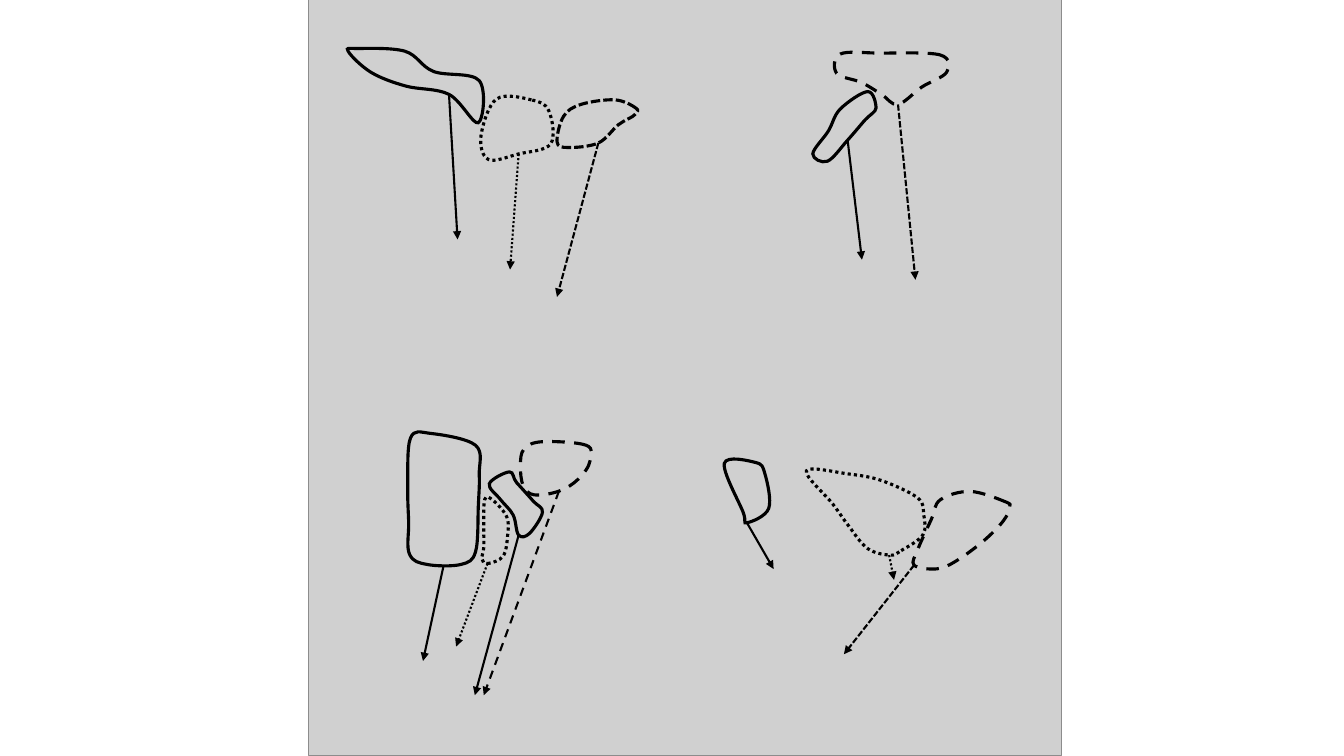
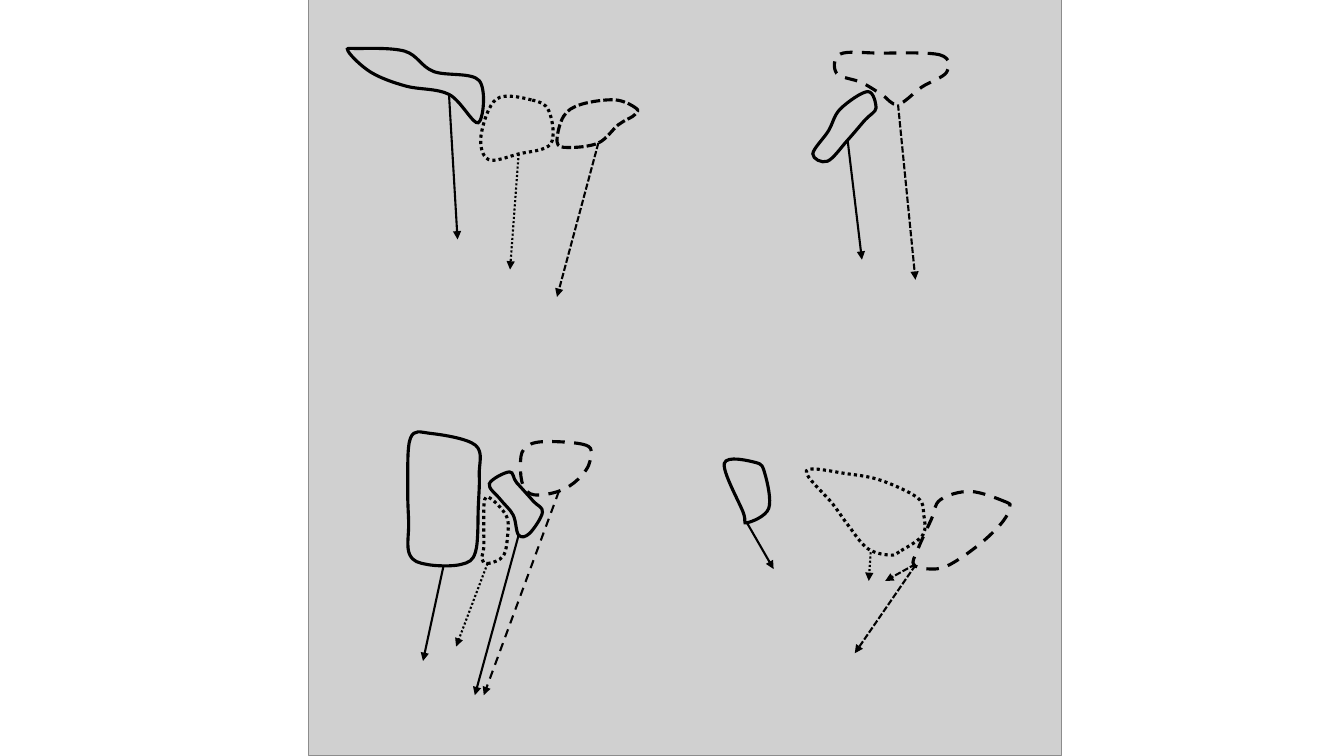
Before and after one commit to gdicecco/poptrends_envchange, a slide deck: slide 1 of figures/main_analysis_figs/migratory_connectivity_fig_lines.pptx. Drawn at 1344x756 pixels with LibreOffice and Linux fonts; fonts in the diff are those of the drawing; grey boxes stand for pictures. Boxes give left, top, right and bottom in pixels: in the first picture for what was removed or moved away, otherwise in the second. Text is boxed around its words. In the diff, an @@ line names an element or a change of style, - is before the commit and + after.

Commit message:
Make figure for feasibility talk

```diff
--- a/figures/main_analysis_figs/migratory_connectivity_fig_lines.pptx
+++ b/figures/main_analysis_figs/migratory_connectivity_fig_lines.pptx
@@ arrow moved from (914, 566) - (844, 654) to (915, 566) - (855, 653) @@
@@ arrow moved from (889, 556) - (894, 580) to (871, 553) - (869, 581) @@
@@ arrow added from (915, 565) to (885, 581), #000000 1.5 pt dashed @@
```
Also in this commit, not shown: 2 other files.
